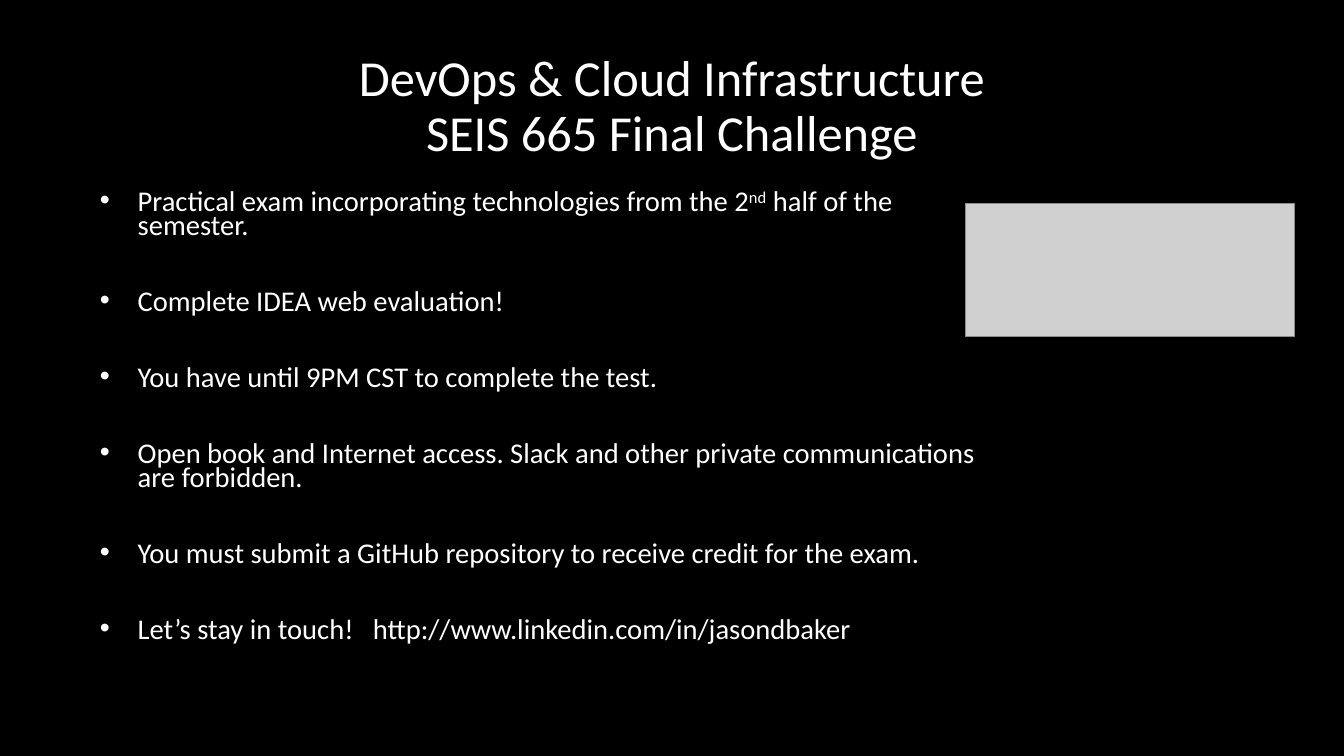
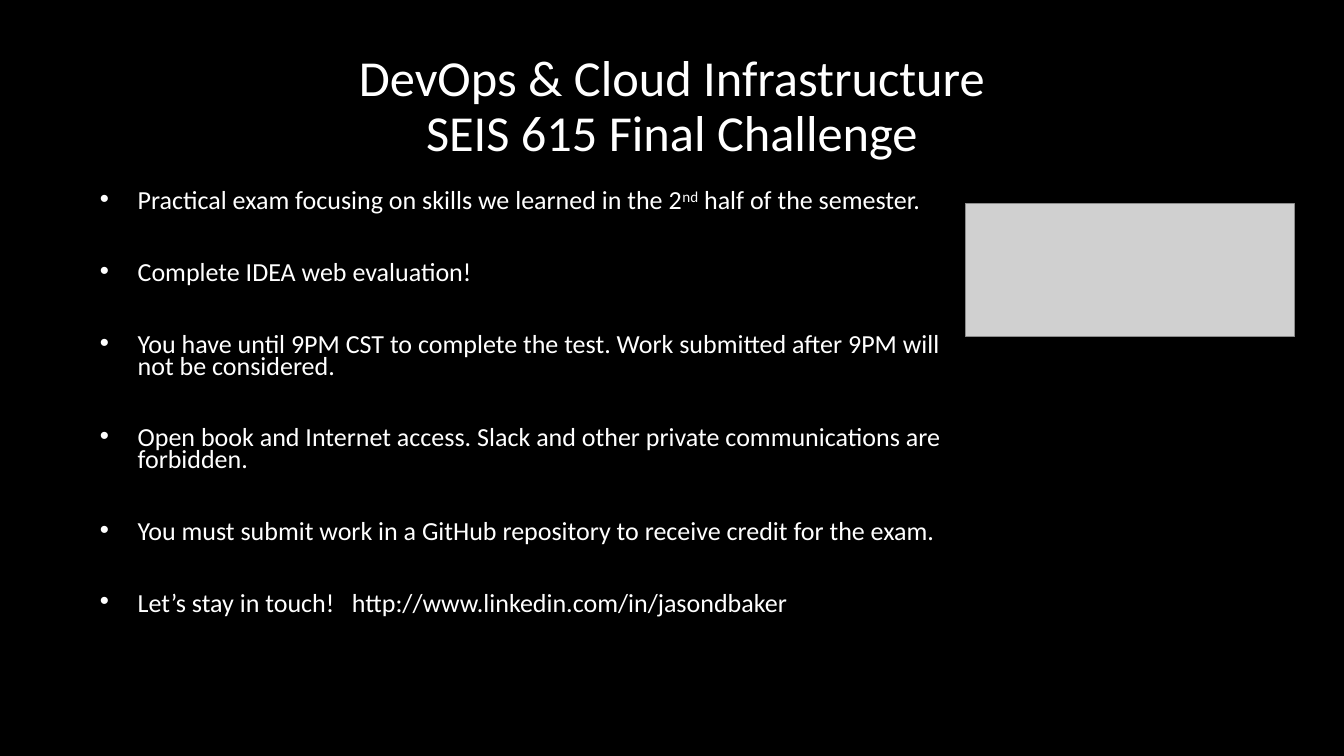
Before and after one commit to jasondbaker/infrastructure-class, a slide deck: slide 1 of lectures/infrastructure-week-14-final.pptx. Drawn at 1344x756 pixels with LibreOffice and Linux fonts; fonts in the diff are those of the drawing; grey boxes stand for pictures. Boxes give left, top, right and bottom in pixels: in the first picture for what was removed or moved away, otherwise in the second. Text is boxed around its words. In the diff, an @@ line names an element or a change of style, - is before the commit and + after.

```diff
--- a/lectures/infrastructure-week-14-final.pptx
+++ b/lectures/infrastructure-week-14-final.pptx
@@ title at box(359, 61, 984, 160): text changed @@
-DevOps & Cloud Infrastructure
-SEIS 665 Final Challenge
+DevOps & Cloud Infrastructure
+SEIS 615 Final Challenge
@@ subtitle at box(138, 191, 920, 214): text changed; size 20.4 to 18.6 pt @@
-• Practical exam incorporating technologies from the 2nd half of the semester.
+• Practical exam focusing on skills we learned in the 2nd half of the semester.
@@ subtitle at box(138, 263, 940, 617): size 20.4 to 18.6 pt in "Complete IDEA web evaluation!", "Open book and Internet access. Slack and ...", "Let’s stay in touch! http://www.linkedin.com/in/jasondbaker" @@
@@ subtitle at box(138, 335, 939, 375): text changed; size 20.4 to 18.6 pt @@
-• You have until 9PM CST to complete the test.
+• You have until 9PM CST to complete the test. Work submitted after 9PM will not be considered.
@@ subtitle at box(138, 522, 934, 545): text changed; size 20.4 to 18.6 pt @@
-• You must submit a GitHub repository to receive credit for the exam.
+• You must submit work in a GitHub repository to receive credit for the exam.
```
Also in this commit, not shown: 39 other files.
